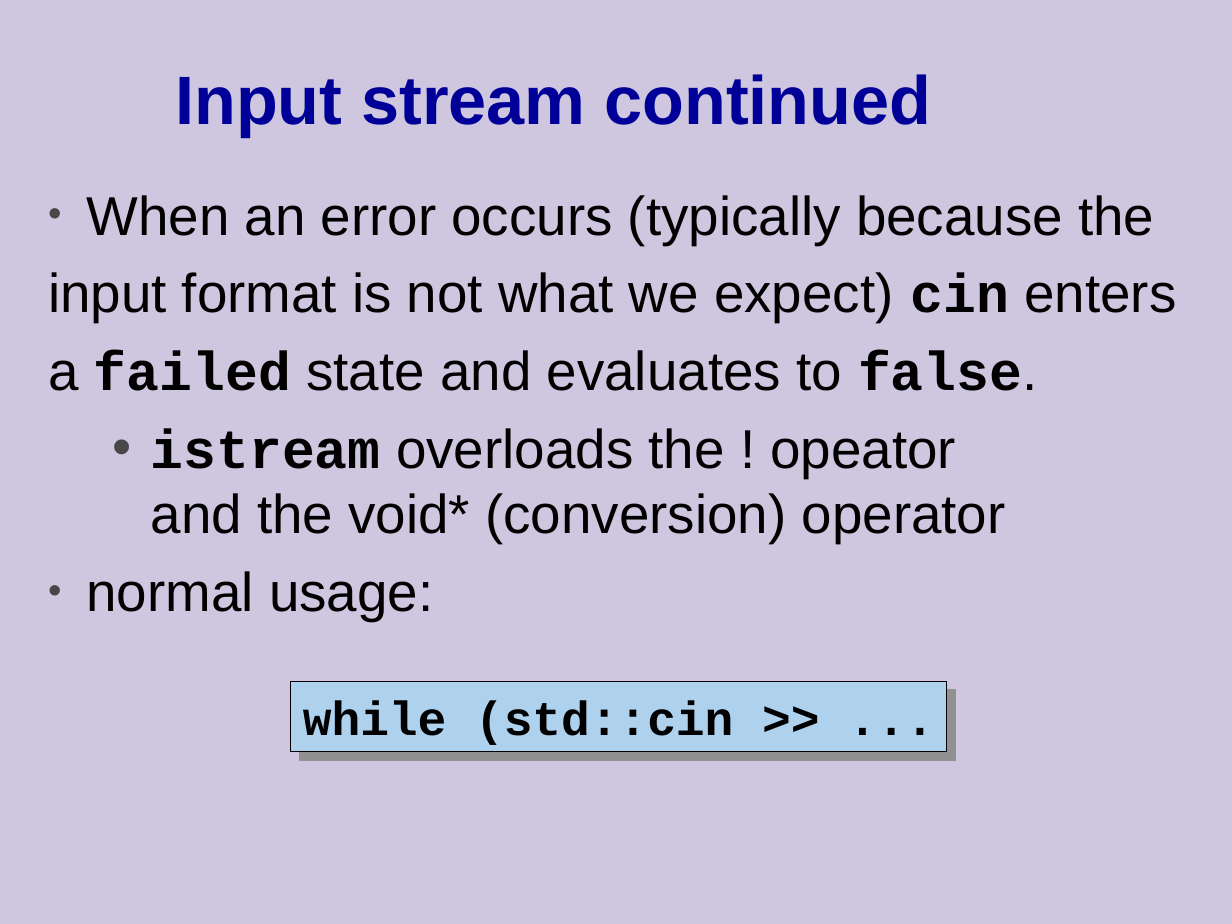
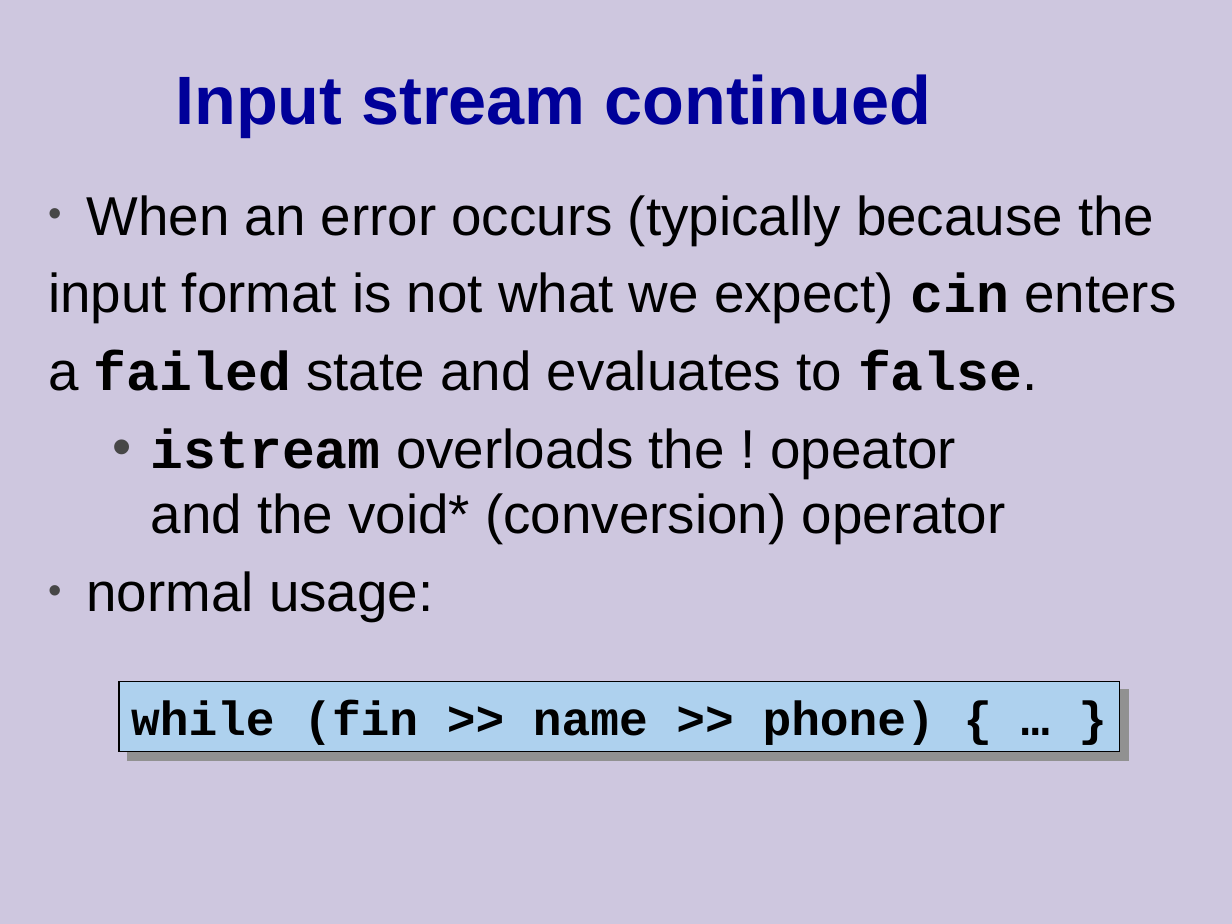
Before and after one commit to cpp-at-ariel/cpp-5778, a slide deck: slide 9 of week07-diamond-rtti/slides-iostreams.odp. Drawn at 1232x924 pixels with LibreOffice and Linux fonts; fonts in the diff are those of the drawing. Boxes give left, top, right and bottom in pixels: in the first picture for what was removed or moved away, otherwise in the second. Text is boxed around its words. In the diff, an @@ line names an element or a change of style, - is before the commit and + after.

```diff
--- a/week07-diamond-rtti/slides-iostreams.odp
+++ b/week07-diamond-rtti/slides-iostreams.odp
@@ freeform shape "while (fin >> name >> ...": place and size @@
-freeform shape "while (fin >> name >> ..." at (291,681,946,752)
+freeform shape "while (fin >> name >> ..." at (120,681,1120,752)
@@ text in freeform shape at (140,701,935,757): text changed @@
-while (std::cin >> ...
+while (fin >> name >> phone) { … }
```
Also in this commit, not shown: 12 other files.
